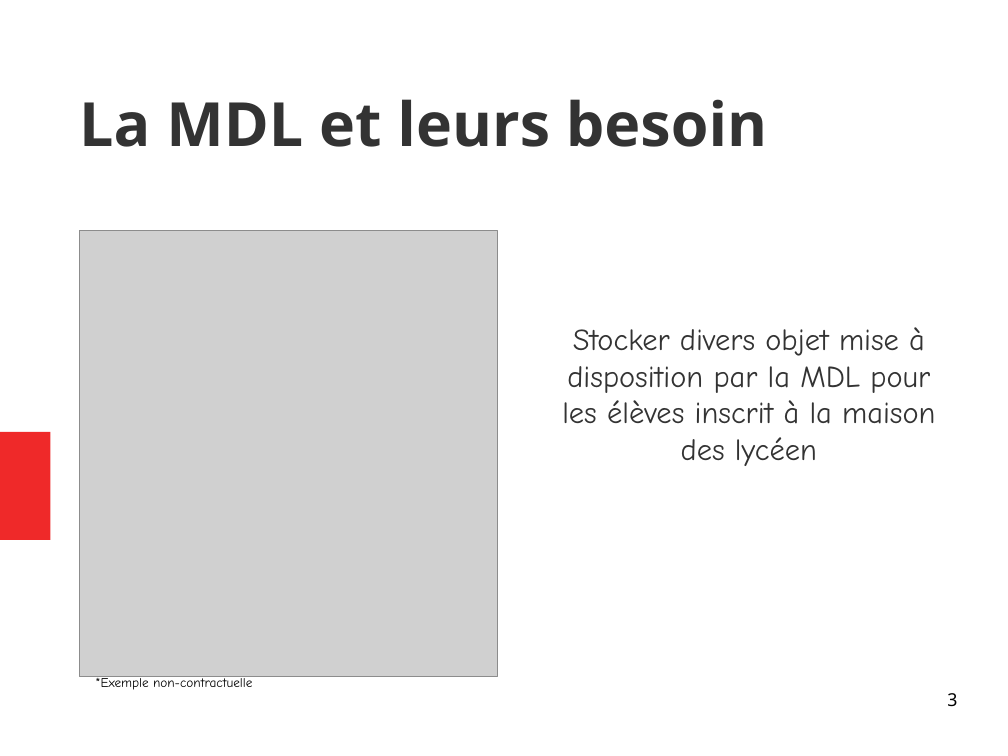
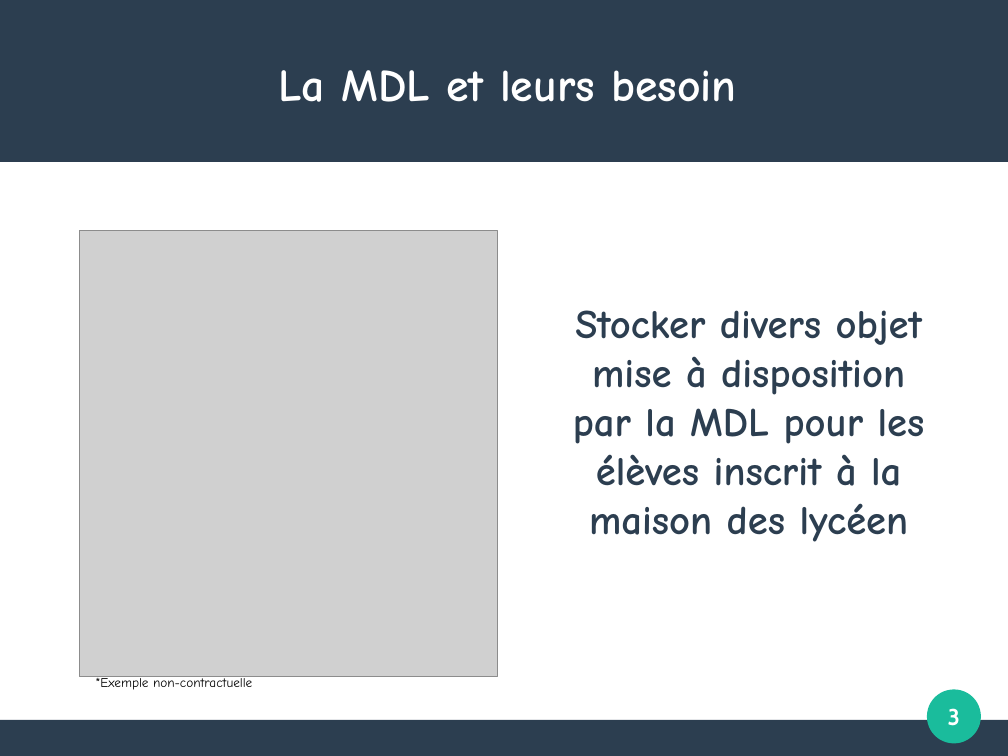
Before and after one commit to PinaudLucas/Projet, a slide deck: slide 3 of Lucas/Revue_1.odp. Drawn at 1008x756 pixels with LibreOffice and Linux fonts; fonts in the diff are those of the drawing; grey boxes stand for pictures. Boxes give left, top, right and bottom in pixels: in the first picture for what was removed or moved away, otherwise in the second. Text is boxed around its words. In the diff, an @@ line names an element or a change of style, - is before the commit and + after.

```diff
--- a/Lucas/Revue_1.odp
+++ b/Lucas/Revue_1.odp
@@ rectangle added at (0,0,1008,162), fill #2C3E50 @@
@@ title "La MDL et leurs besoin": place and size @@
-title "La MDL et leurs besoin" at (79,99,767,147)
+title "La MDL et leurs besoin" at (278,70,736,102)
@@ title "La MDL et leurs besoin" at (278,70,736,102): size 48 to 36 pt, font Noto Sans to Comic Neue, text colour #333333 to #FFFFFF; alignment left to centre @@
@@ text "Stocker divers objet mise à ..." at (573,310,925,542): size 24 to 32 pt, text colour #333333 to #2C3E50, bold on; less space between paragraphs @@
@@ rectangle removed at (0,432,50,540) @@
@@ page number: place and size @@
-page number at (947,693,957,707)
+page number at (948,708,960,726)
@@ page number at (948,708,960,726): size 14 to 18 pt, font Noto Sans to Cabin, text colour #000000 to #FFFFFF, bold on; alignment right to centre; vertical alignment top to middle @@
@@ ellipse added at (928,690,981,744), fill #1ABC9C @@
@@ rectangle added at (0,720,1008,756), fill #2C3E50 @@
```
Also in this commit, not shown: 2 other slides changed, 3 slides added, 1 slide removed, 21 other files.
